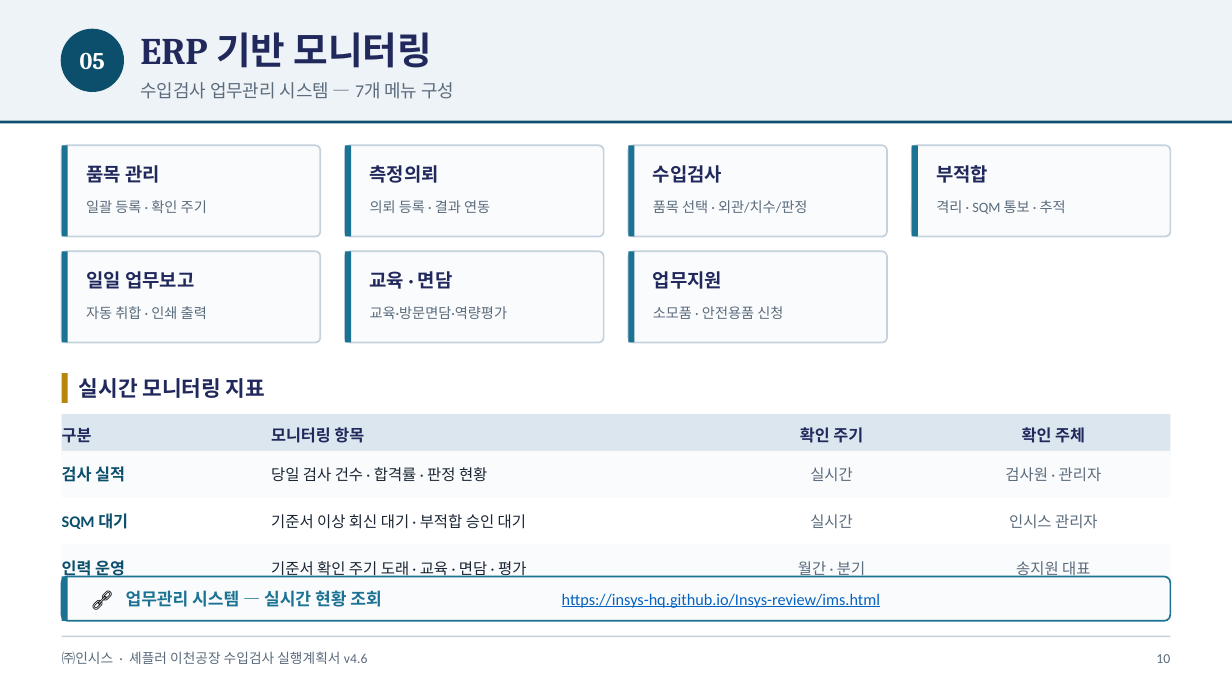
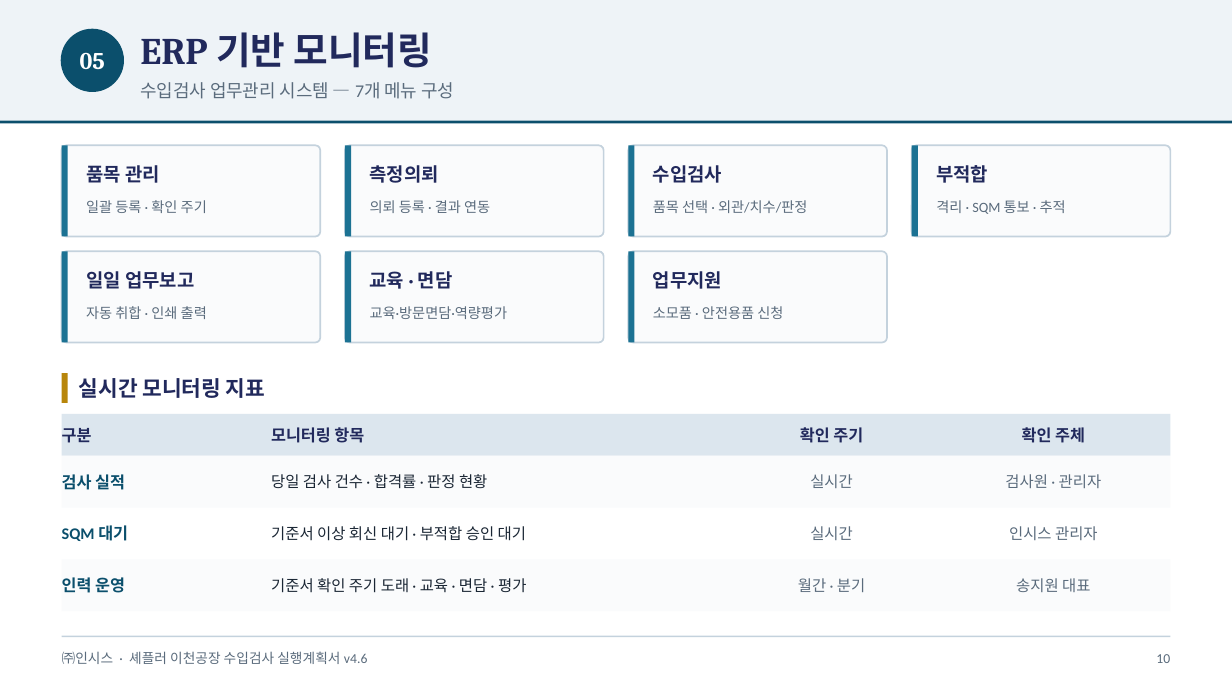
Before and after one commit to Insys-HQ/Insys-review, a slide deck: slide 10 of action_plan.pptx. Drawn at 1232x693 pixels with LibreOffice and Linux fonts; fonts in the diff are those of the drawing. Boxes give left, top, right and bottom in pixels: in the first picture for what was removed or moved away, otherwise in the second. Text is boxed around its words. In the diff, an @@ line names an element or a change of style, - is before the commit and + after.

```diff
--- a/action_plan.pptx
+++ b/action_plan.pptx
@@ text "검사 실적": place and size @@
-text "검사 실적" at bbox=[62, 466, 125, 482]
+text "검사 실적" at bbox=[62, 474, 125, 490]
@@ rectangle: place and size @@
-rectangle at bbox=[62, 451, 1170, 498]
+rectangle at bbox=[62, 456, 1170, 508]
@@ text "당일 검사 건수 · 합격률 ...": place and size @@
-text "당일 검사 건수 · 합격률 ..." at bbox=[271, 467, 487, 481]
+text "당일 검사 건수 · 합격률 ..." at bbox=[271, 474, 487, 488]
@@ text "실시간": place and size @@
-text "실시간" at bbox=[810, 467, 853, 481]
+text "실시간" at bbox=[810, 474, 853, 488]
@@ text "검사원 · 관리자": place and size @@
-text "검사원 · 관리자" at bbox=[1005, 467, 1102, 481]
+text "검사원 · 관리자" at bbox=[1005, 474, 1102, 488]
@@ text "SQM 대기": place and size @@
-text "SQM 대기" at bbox=[62, 513, 128, 529]
+text "SQM 대기" at bbox=[62, 525, 128, 541]
@@ text "기준서 이상 회신 대기 · ...": place and size @@
-text "기준서 이상 회신 대기 · ..." at bbox=[271, 514, 526, 529]
+text "기준서 이상 회신 대기 · ..." at bbox=[271, 526, 526, 541]
@@ text "실시간": place and size @@
-text "실시간" at bbox=[810, 514, 853, 528]
+text "실시간" at bbox=[810, 526, 853, 540]
@@ text "인시스 관리자": place and size @@
-text "인시스 관리자" at bbox=[1009, 514, 1098, 528]
+text "인시스 관리자" at bbox=[1009, 526, 1098, 540]
@@ text "인력 운영" rewrapped from bbox=[62, 558, 125, 580] to bbox=[62, 577, 125, 593] @@
@@ rectangle: place and size @@
-rectangle at bbox=[62, 545, 1170, 591]
+rectangle at bbox=[62, 559, 1170, 611]
@@ text "기준서 확인 주기 도래 · ...": place and size @@
-text "기준서 확인 주기 도래 · ..." at bbox=[271, 561, 526, 578]
+text "기준서 확인 주기 도래 · ..." at bbox=[271, 578, 526, 593]
@@ text "월간 · 분기": place and size @@
-text "월간 · 분기" at bbox=[798, 561, 865, 578]
+text "월간 · 분기" at bbox=[798, 578, 865, 592]
@@ text "송지원 대표": place and size @@
-text "송지원 대표" at bbox=[1016, 561, 1090, 578]
+text "송지원 대표" at bbox=[1016, 578, 1090, 592]
@@ rounded rectangle removed at bbox=[62, 577, 1170, 621] @@
@@ rectangle removed at bbox=[62, 577, 68, 621] @@
@@ text removed at bbox=[81, 577, 123, 621] @@
-🔗
@@ text removed at bbox=[126, 590, 381, 607] @@
-업무관리 시스템 — 실시간 현황 조회
@@ text removed at bbox=[562, 593, 880, 608] @@
-https://insys-hq.github.io/Insys-review/ims.html
```
Also in this commit, not shown: 5 other slides changed.
